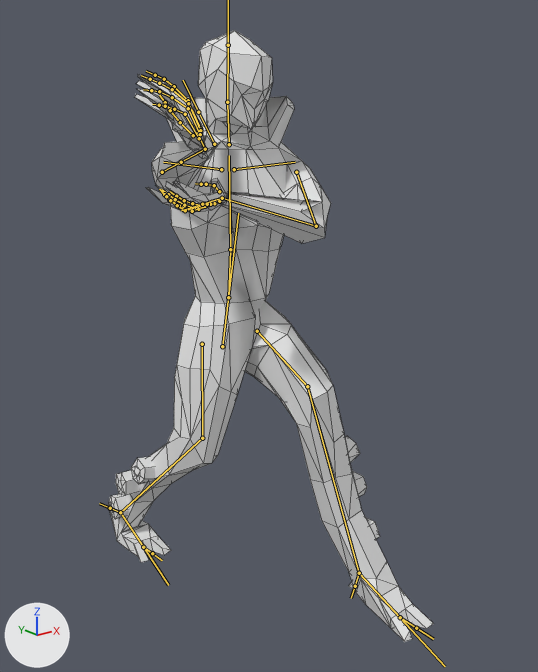
Renders of the FBX model SyphonFilter4/Assets/Animations/swordSwing.fbx from each side of a commit.
Rendered twice from a 50 mm lens placed at (-1.9, -2.66, 2.2), pointed at (0.05, -0.23, 1.22). Lighting does not change. The marker at lower left points along +X, +Y and +Z. Both versions are drawn at frame 169 of the action 'metarig|metarigAction'; the numbers are the values there. The bones that bend it are drawn over the model as lines. Mesh edges are drawn as thin lines.
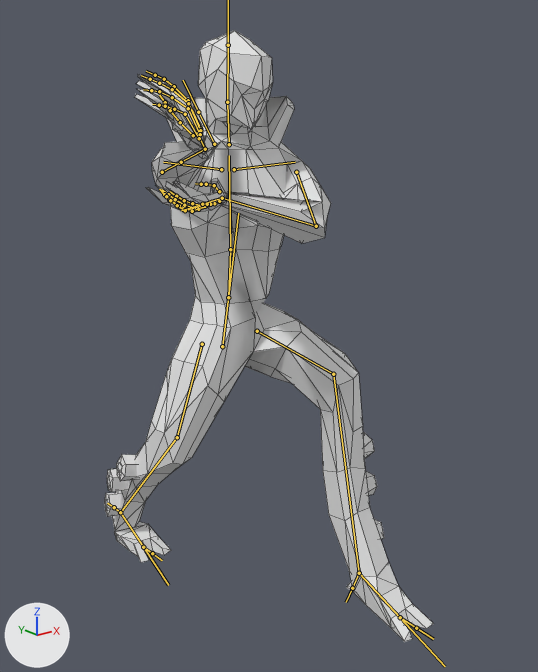
Location of each change, [x1, y1, x2, y2] in pixels of the pictures (538 x 672 px):
'Cube', posed
    before: [108, 30, 434, 642]
    after: [104, 30, 434, 642]
bone 'thigh.L', root to tip
    before: (257, 331) to (307, 386)
    after: (257, 331) to (333, 374)
bone 'shin.L', root to tip
    before: (307, 386) to (359, 573)
    after: (333, 374) to (359, 573)
bone 'thigh.R', root to tip
    before: (202, 344) to (202, 438)
    after: (202, 344) to (177, 437)
bone 'shin.R', root to tip
    before: (202, 438) to (120, 512)
    after: (177, 437) to (120, 512)

The change in detail:
Bone 'thigh.L' (bone_thigh_l) turns from (-62, 6, 5) to (-60, -11, -12) degrees about its own x, y and z.
Bone 'shin.L' (bone_shin_l) turns from (41, 3, -13) to (41, -3, 18) degrees about its own x, y and z.
Bone 'foot.L' (bone_foot_l) turns from (19, -5, 0) to (19, 5, -2) degrees about its own x, y and z.
Bone 'thigh.R' (bone_thigh_r) turns from (1, 0, 0) to (4, 3, 17) degrees about its own x, y and z.
Bone 'shin.R' (bone_shin_r) turns from (34, -1, 3) to (33, 3, -12) degrees about its own x, y and z.
Bone 'foot.R' (bone_foot_r) turns from (-41, 0, -4) to (-38, -9, -12) degrees about its own x, y and z.
